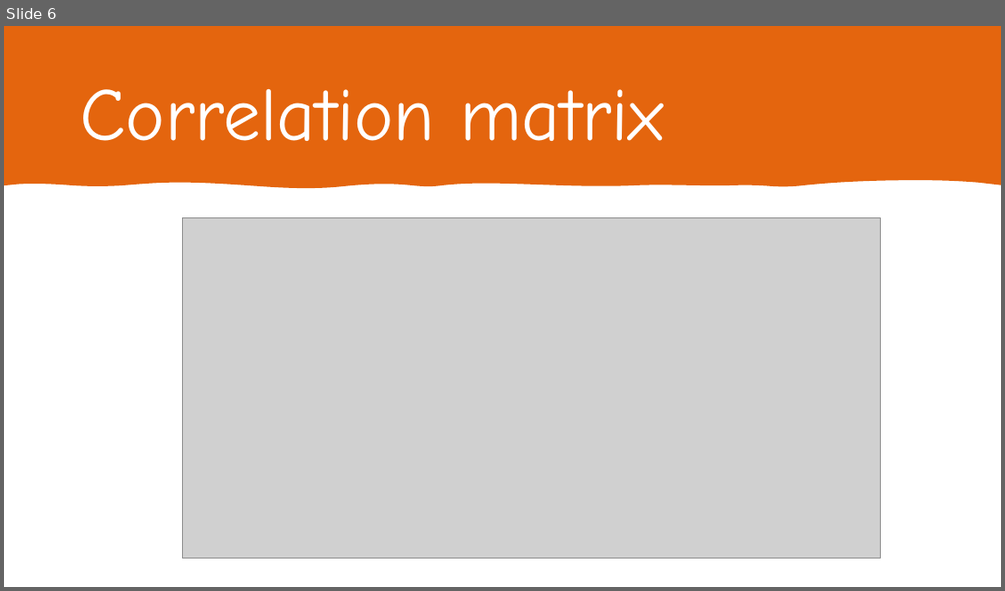
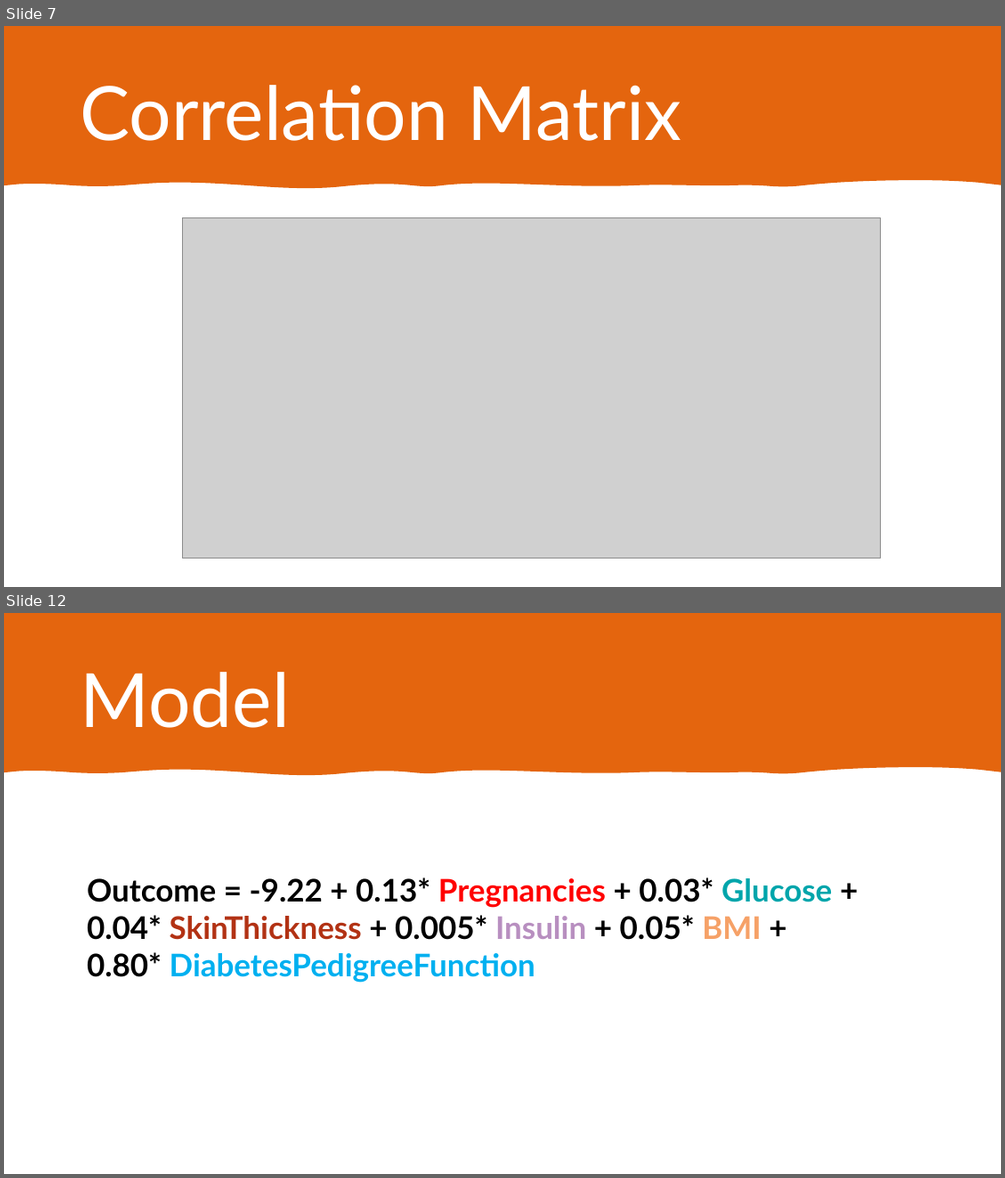
Before and after one commit to soodrk/R-Predict-Diabetes-using-Logistic-Regression, a slide deck: Diabetes prediction using logistic regression.pptx. Shown one above the other, each under a label of ours: slide 6 before the commit, slides 7 and 12 after it; the slides between them are not shown. The pictures are 1005x591 and 1005x1178 pixels, drawn with LibreOffice and Linux fonts; fonts in the diff are those of the drawing; grey boxes stand for pictures. Boxes give left, top, right and bottom in pixels: in the first picture for what was removed or moved away, otherwise in the second. Text is boxed around its words. In the diff, an @@ line names an element or a change of style, - is before the commit and + after.

```diff
--- a/Diabetes prediction using logistic regression.pptx
+++ b/Diabetes prediction using logistic regression.pptx
@@ slide 12 added at (4, 613, 1001, 1174), background #FFFFFF @@
@@ rectangle added at (4, 613, 1001, 1174), fill #FFFFFF @@
@@ freeform shape added at (4, 613, 1001, 775), fill #E4650E @@
@@ title added at (80, 672, 290, 728), 72 pt, text #FFFFFF @@
+Model
@@ text added at (87, 877, 832, 982), 30 pt, text #000000, bold @@
+Outcome = -9.22 + 0.13* Pregnancies + 0.03* Glucose + 0.04* SkinThickness + 0.005* Insulin + 0.05* BMI + 0.80* DiabetesPedigreeFunction
@@ what was slide 6 is now slide 7 @@
@@ slide 7 changed as well @@
@@ title at (80, 85, 682, 141): text changed; font Comic Neue to Lato @@
-Correlation matrix
+Correlation Matrix
```
Also in this commit, not shown: 10 other slides changed, 6 other slides added, 2 slides removed.
